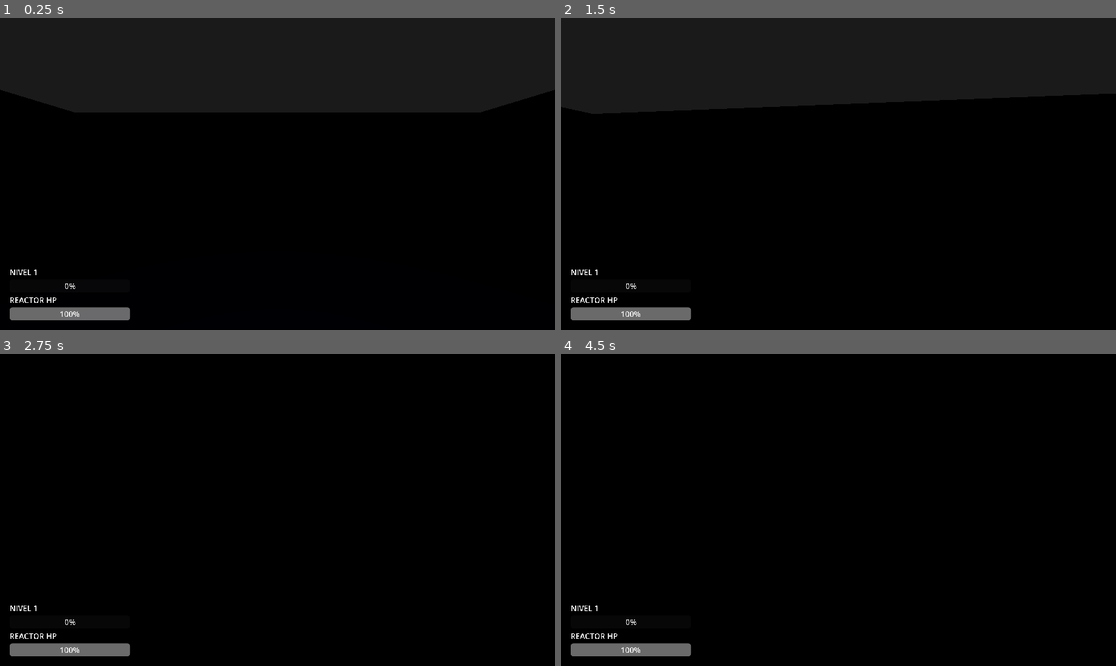
Above: before the commit, frames 1-4 (two rows, left to right).
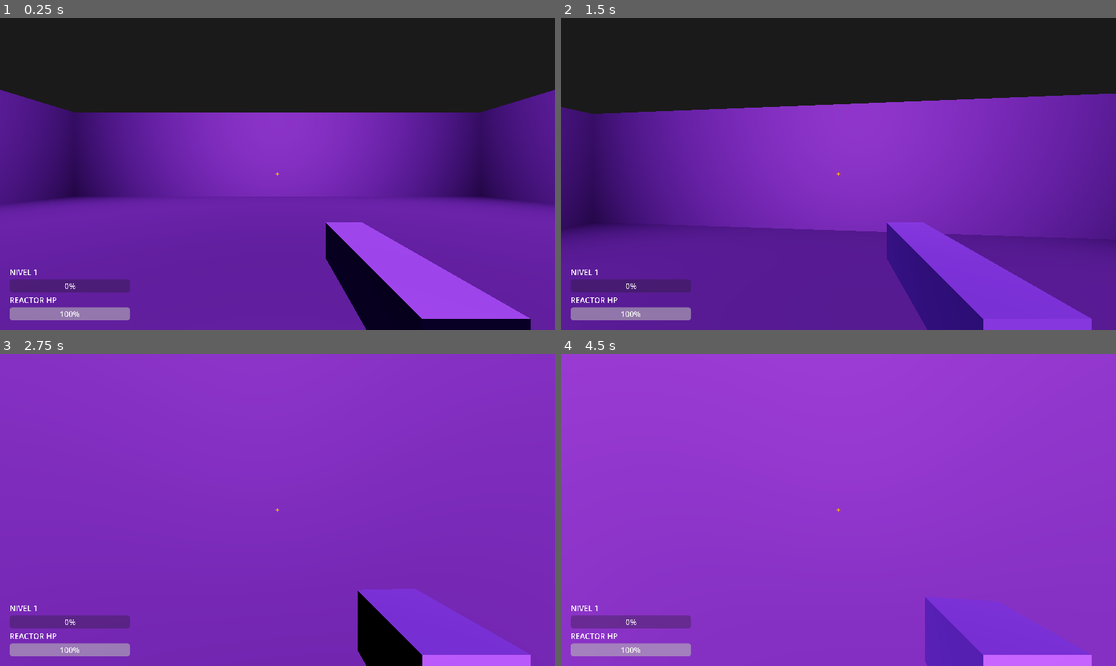
Above: after the commit, the same moments.

Repository: vTrxn/COREBREAKER
Game: Godot game, scene res://Mundo.tscn
The game is run twice, just before and just after one commit, with the same random seed, the same clock (stepped at 60 frames per second) and the same inputs. Sound files missing from this copy of the repository are replaced by a short silence.
Inputs (mouse positions are in pixels of both pictures, inside the frame that each line leads up to):
- Up to frame 1 (0.25 s): no input
- Up to frame 2 (1.5 s): tap Enter at 0.5 s; move the mouse to (866, 174) at 0.52 s; press the mouse at (866, 174) at 0.53 s; hold W (move_up) from 0.53 s (still down); tap Space (saltar) at 0.77 s; move the mouse to (810, 174) at 1.27 s; release the mouse at (810, 174) at 1.28 s; tap Shift (dash) at 1.35 s
- Up to frame 3 (2.75 s): keep holding W (move_up); tap Space (saltar) at 1.52 s; click (249, 510) at 1.55 s; move the mouse to (288, 503) at 2.02 s; hold Ctrl (deslizar) from 2.03 s (still down); click (288, 503) at 2.3 s
- Up to frame 4 (4.5 s): keep holding W (move_up); move the mouse to (832, 516) at 2.77 s; release Ctrl (deslizar) at 2.78 s; click (832, 516) at 2.85 s; tap Space (saltar) at 3.02, 3.5, 3.77 s; move the mouse to (877, 513) at 3.52 s; press the mouse at (877, 513) at 3.53 s; tap T at 3.6 s; tap Enter at 4.25 s; move the mouse to (794, 506) at 4.27 s; release the mouse at (794, 506) at 4.28 s; tap 1 at 4.35 s

The runs differ from the first frame. In frame 1, 71% of the frame differs, in the area x 0-100%, y 22-100%; in frame 2, 72%; in frame 3, 98%; in frame 4, 100%, in the area x 0-100%, y 0-100%.

Commit message:
se actualizo sonido de disparo, arma y loop de respiracion

Diff:
--- a/HUD.tscn
+++ b/HUD.tscn
@@ -5,12 +5,28 @@
 [node name="HUD" type="CanvasLayer"]
 script = ExtResource("1_hud")
 
+[node name="CenterContainer" type="CenterContainer" parent="."]
+anchors_preset = 15
+anchor_right = 1.0
+anchor_bottom = 1.0
+grow_horizontal = 2
+grow_vertical = 2
+mouse_filter = 2
+
+[node name="Mira" type="Label" parent="CenterContainer"]
+layout_mode = 2
+theme_override_colors/font_color = Color(1, 0.717647, 0.0117647, 1)
+text = "+"
+horizontal_alignment = 1
+vertical_alignment = 1
+
 [node name="MarginContainer" type="MarginContainer" parent="."]
 anchors_preset = 15
 anchor_right = 1.0
 anchor_bottom = 1.0
 grow_horizontal = 2
 grow_vertical = 2
+mouse_filter = 2
 theme_override_constants/margin_left = 20
 theme_override_constants/margin_top = 20
 theme_override_constants/margin_right = 20
--- a/Jugador.tscn
+++ b/Jugador.tscn
@@ -15,6 +15,13 @@
 [sub_resource type="CapsuleMesh" id="CapsuleMesh_1"]
 radius = 0.4
 height = 1.8
+
+[sub_resource type="BoxMesh" id="BoxMesh_arma"]
+size = Vector3(0.12, 0.12, 0.45)
+
+[sub_resource type="StandardMaterial3D" id="StandardMaterial3D_arma"]
+albedo_color = Color(0.22, 0.24, 0.28, 1)
+roughness = 0.6
 
 [node name="Jugador" type="CharacterBody3D" groups=["jugador"]]
 collision_layer = 8
@@ -39,6 +46,17 @@
 [node name="LuzJugador" type="SpotLight3D" parent="Camera3D"]
 script = ExtResource("2_luz")
 
+[node name="Arma" type="MeshInstance3D" parent="Camera3D"]
+transform = Transform3D(1, 0, 0, 0, 1, 0, 0, 0, 1, 0.22, -0.22, -0.45)
+mesh = SubResource("BoxMesh_arma")
+surface_material_override/0 = SubResource("StandardMaterial3D_arma")
+
+[node name="LuzDisparo" type="OmniLight3D" parent="Camera3D"]
+transform = Transform3D(1, 0, 0, 0, 1, 0, 0, 0, 1, 0.22, -0.22, -0.7)
+light_color = Color(1, 0.717647, 0.0117647, 1)
+light_energy = 0.0
+omni_range = 3.0
+
 [node name="AudioDisparo" type="AudioStreamPlayer" parent="."]
 stream = ExtResource("3_disp")
 
--- a/Mundo.tscn
+++ b/Mundo.tscn
@@ -1,14 +1,14 @@
-[gd_scene load_steps=18 format=3]
+[gd_scene format=3 uid="uid://c5ubgahe0ye2d"]
 
-[ext_resource type="Script" path="res://scripts/mundo.gd" id="1_mun"]
+[ext_resource type="Script" uid="uid://dhn5t6unkj7rq" path="res://scripts/mundo.gd" id="1_mun"]
 [ext_resource type="PackedScene" path="res://Scrapper.tscn" id="2_scra"]
 [ext_resource type="PackedScene" path="res://Torreta.tscn" id="3_torr"]
-[ext_resource type="Script" path="res://scripts/luz_parpadeante.gd" id="4_luzp"]
-[ext_resource type="Script" path="res://scripts/sistema_eventos.gd" id="5_sise"]
+[ext_resource type="Script" uid="uid://u4ds4wkvpyij" path="res://scripts/luz_parpadeante.gd" id="4_luzp"]
+[ext_resource type="Script" uid="uid://bxvxtiwoo3bwy" path="res://scripts/sistema_eventos.gd" id="5_sise"]
 [ext_resource type="PackedScene" path="res://Jugador.tscn" id="6_jug"]
 [ext_resource type="PackedScene" path="res://HUD.tscn" id="7_hud"]
-[ext_resource type="Script" path="res://scripts/disparador.gd" id="8_disp"]
-[ext_resource type="AudioStream" path="res://audio/musica_nivel.mp3" id="9_mus"]
+[ext_resource type="Script" uid="uid://d4iidsxnemsam" path="res://scripts/disparador.gd" id="8_disp"]
+[ext_resource type="AudioStream" uid="uid://c82cp147orkbn" path="res://audio/musica_nivel.mp3" id="9_mus"]
 
 [sub_resource type="Environment" id="Environment_1"]
 background_mode = 1
@@ -43,101 +43,102 @@
 height = 0.2
 radius = 1.0
 
-[node name="Mundo" type="Node3D"]
+[node name="Mundo" type="Node3D" unique_id=1507833606]
 script = ExtResource("1_mun")
 spawner_scrapper = ExtResource("2_scra")
 spawner_torreta = ExtResource("3_torr")
 
-[node name="WorldEnvironment" type="WorldEnvironment" parent="."]
+[node name="WorldEnvironment" type="WorldEnvironment" parent="." unique_id=1764711224]
 environment = SubResource("Environment_1")
 
-[node name="LuzTecho" type="OmniLight3D" parent="."]
+[node name="LuzTecho" type="OmniLight3D" parent="." unique_id=1173819833]
 transform = Transform3D(1, 0, 0, 0, 1, 0, 0, 0, 1, 0, 7, 0)
 light_color = Color(0.615686, 0.305882, 0.866667, 1)
 omni_range = 25.0
+omni_attenuation = -0.782
 script = ExtResource("4_luzp")
 
-[node name="LuzEvento" type="OmniLight3D" parent="."]
+[node name="LuzEvento" type="OmniLight3D" parent="." unique_id=1626194638]
 light_color = Color(0.223529, 1, 0.0784314, 1)
 light_energy = 0.0
 omni_range = 10.0
 omni_attenuation = 2.0
 
-[node name="SistemaEventos" type="Node" parent="." node_paths=PackedStringArray("luz_evento") groups=["sistema_eventos"]]
+[node name="SistemaEventos" type="Node" parent="." unique_id=60862574 node_paths=PackedStringArray("luz_evento") groups=["sistema_eventos"]]
 script = ExtResource("5_sise")
 luz_evento = NodePath("../LuzEvento")
 
-[node name="Arena" type="Node3D" parent="."]
+[node name="Arena" type="Node3D" parent="." unique_id=738136258]
 
-[node name="Suelo" type="StaticBody3D" parent="Arena"]
+[node name="Suelo" type="StaticBody3D" parent="Arena" unique_id=845594330]
 transform = Transform3D(1, 0, 0, 0, 1, 0, 0, 0, 1, 0, -0.5, 0)
 collision_mask = 0
 
-[node name="CollisionShape3D" type="CollisionShape3D" parent="Arena/Suelo"]
+[node name="CollisionShape3D" type="CollisionShape3D" parent="Arena/Suelo" unique_id=1392225489]
 shape = SubResource("BoxShape3D_floor")
 
-[node name="MeshInstance3D" type="MeshInstance3D" parent="Arena/Suelo"]
+[node name="MeshInstance3D" type="MeshInstance3D" parent="Arena/Suelo" unique_id=348947046]
 mesh = SubResource("BoxMesh_floor")
 surface_material_override/0 = SubResource("StandardMaterial3D_floor")
 
-[node name="ParedN" type="StaticBody3D" parent="Arena"]
+[node name="ParedN" type="StaticBody3D" parent="Arena" unique_id=677882079]
 transform = Transform3D(1, 0, 0, 0, 1, 0, 0, 0, 1, 0, 3, -15)
 collision_mask = 0
 
-[node name="CollisionShape3D" type="CollisionShape3D" parent="Arena/ParedN"]
+[node name="CollisionShape3D" type="CollisionShape3D" parent="Arena/ParedN" unique_id=2114973811]
 shape = SubResource("BoxShape3D_wall_z")
 
-[node name="MeshInstance3D" type="MeshInstance3D" parent="Arena/ParedN"]
+[node name="MeshInstance3D" type="MeshInstance3D" parent="Arena/ParedN" unique_id=2084594247]
 mesh = SubResource("BoxMesh_wall_z")
 surface_material_override/0 = SubResource("StandardMaterial3D_floor")
 
-[node name="ParedS" type="StaticBody3D" parent="Arena"]
+[node name="ParedS" type="StaticBody3D" parent="Arena" unique_id=441216029]
 transform = Transform3D(1, 0, 0, 0, 1, 0, 0, 0, 1, 0, 3, 15)
 collision_mask = 0
 
-[node name="CollisionShape3D" type="CollisionShape3D" parent="Arena/ParedS"]
+[node name="CollisionShape3D" type="CollisionShape3D" parent="Arena/ParedS" unique_id=1885860646]
 shape = SubResource("BoxShape3D_wall_z")
 
-[node name="MeshInstance3D" type="MeshInstance3D" parent="Arena/ParedS"]
+[node name="MeshInstance3D" type="MeshInstance3D" parent="Arena/ParedS" unique_id=1410720916]
 mesh = SubResource("BoxMesh_wall_z")
 surface_material_override/0 = SubResource("StandardMaterial3D_floor")
 
-[node name="ParedE" type="StaticBody3D" parent="Arena"]
+[node name="ParedE" type="StaticBody3D" parent="Arena" unique_id=676630844]
 transform = Transform3D(1, 0, 0, 0, 1, 0, 0, 0, 1, 15, 3, 0)
 collision_mask = 0
 
-[node name="CollisionShape3D" type="CollisionShape3D" parent="Arena/ParedE"]
+[node name="CollisionShape3D" type="CollisionShape3D" parent="Arena/ParedE" unique_id=1903843607]
 shape = SubResource("BoxShape3D_wall_x")
 
-[node name="MeshInstance3D" type="MeshInstance3D" parent="Arena/ParedE"]
+[node name="MeshInstance3D" type="MeshInstance3D" parent="Arena/ParedE" unique_id=1351720910]
 mesh = SubResource("BoxMesh_wall_x")
 surface_material_override/0 = SubResource("StandardMaterial3D_floor")
 
-[node name="ParedO" type="StaticBody3D" parent="Arena"]
+[node name="ParedO" type="StaticBody3D" parent="Arena" unique_id=1230848229]
 transform = Transform3D(1, 0, 0, 0, 1, 0, 0, 0, 1, -15, 3, 0)
 collision_mask = 0
 
-[node name="CollisionShape3D" type="CollisionShape3D" parent="Arena/ParedO"]
+[node name="CollisionShape3D" type="CollisionShape3D" parent="Arena/ParedO" unique_id=838555513]
 shape = SubResource("BoxShape3D_wall_x")
 
-[node name="MeshInstance3D" type="MeshInstance3D" parent="Arena/ParedO"]
+[node name="MeshInstance3D" type="MeshInstance3D" parent="Arena/ParedO" unique_id=1497124348]
 mesh = SubResource("BoxMesh_wall_x")
 surface_material_override/0 = SubResource("StandardMaterial3D_floor")
 
-[node name="DisparadorTaller" type="Area3D" parent="Arena"]
+[node name="DisparadorTaller" type="Area3D" parent="Arena" unique_id=1680270359]
 transform = Transform3D(1, 0, 0, 0, 1, 0, 0, 0, 1, 0, 0.1, -6)
 collision_layer = 4
 collision_mask = 8
 script = ExtResource("8_disp")
 
-[node name="CollisionShape3D" type="CollisionShape3D" parent="Arena/DisparadorTaller"]
+[node name="CollisionShape3D" type="CollisionShape3D" parent="Arena/DisparadorTaller" unique_id=2126158460]
 shape = SubResource("CylinderShape3D_disp")
 
-[node name="Jugador" parent="." instance=ExtResource("6_jug")]
+[node name="Jugador" parent="." unique_id=459852649 instance=ExtResource("6_jug")]
 transform = Transform3D(1, 0, 0, 0, 1, 0, 0, 0, 1, 0, 0.1, 0)
 
-[node name="HUD" parent="." instance=ExtResource("7_hud")]
+[node name="HUD" parent="." unique_id=963064956 instance=ExtResource("7_hud")]
 
-[node name="MusicaNivel" type="AudioStreamPlayer" parent="."]
+[node name="MusicaNivel" type="AudioStreamPlayer" parent="." unique_id=2135950184]
 stream = ExtResource("9_mus")
 autoplay = true
--- a/scripts/jugador.gd
+++ b/scripts/jugador.gd
@@ -13,6 +13,8 @@
 @export var col_shape: CollisionShape3D
 @export var raycast: RayCast3D
 @export var sis_eventos: SistemaEventos
+@export var arma: MeshInstance3D
+@export var luz_disparo: OmniLight3D
 @export var audio_disparo: AudioStreamPlayer
 @export var audio_salto: AudioStreamPlayer
 @export var audio_dash: AudioStreamPlayer
@@ -42,6 +44,10 @@
 		raycast = find_child("RayCast3D") as RayCast3D
 	if not sis_eventos:
 		sis_eventos = get_tree().get_first_node_in_group("sistema_eventos") as SistemaEventos
+	if not arma and cam:
+		arma = cam.find_child("Arma") as MeshInstance3D
+	if not luz_disparo and cam:
+		luz_disparo = cam.find_child("LuzDisparo") as OmniLight3D
 	if not audio_disparo:
 		audio_disparo = find_child("AudioDisparo") as AudioStreamPlayer
 	if not audio_salto:
@@ -52,6 +58,10 @@
 		audio_pasos = find_child("AudioPasos") as AudioStreamPlayer
 	if not audio_respiracion:
 		audio_respiracion = find_child("AudioRespiracion") as AudioStreamPlayer
+	if audio_respiracion:
+		if audio_respiracion.stream is AudioStreamMP3:
+			(audio_respiracion.stream as AudioStreamMP3).loop = true
+		audio_respiracion.finished.connect(_on_audio_respiracion_finished)
 	cambio_xp.emit(xp, xp_max, nivel)
 func _unhandled_input(event: InputEvent) -> void:
 	if event is InputEventMouseMotion and Input.mouse_mode == Input.MOUSE_MODE_CAPTURED:
@@ -74,6 +84,10 @@
 		hp = maxf(0.0, hp - 2.0 * delta)
 		cambio_salud.emit(hp, hp_max)
 	_procesar_audio_salud()
+	if arma:
+		arma.position.z = move_toward(arma.position.z, -0.45, delta * 1.5)
+	if luz_disparo:
+		luz_disparo.light_energy = move_toward(luz_disparo.light_energy, 0.0, delta * 30.0)
 	if cd_dash > 0.0:
 		cd_dash = maxf(0.0, cd_dash - delta)
 	if timer_disparo > 0.0:
@@ -142,9 +156,16 @@
 	else:
 		if audio_respiracion.playing:
 			audio_respiracion.stop()
+func _on_audio_respiracion_finished() -> void:
+	if hp < hp_max * 0.5 and hp > 0.0 and audio_respiracion:
+		audio_respiracion.play()
 func disparar() -> void:
 	if audio_disparo:
 		audio_disparo.play()
+	if arma:
+		arma.position.z = -0.36
+	if luz_disparo:
+		luz_disparo.light_energy = 4.0
 	if not raycast:
 		return
 	raycast.target_position = Vector3(0.0, 0.0, -15.0)
Not shown: 1 places in Jugador.tscn that only renumber resources
Not shown, changed: audio/disparo.mp3
